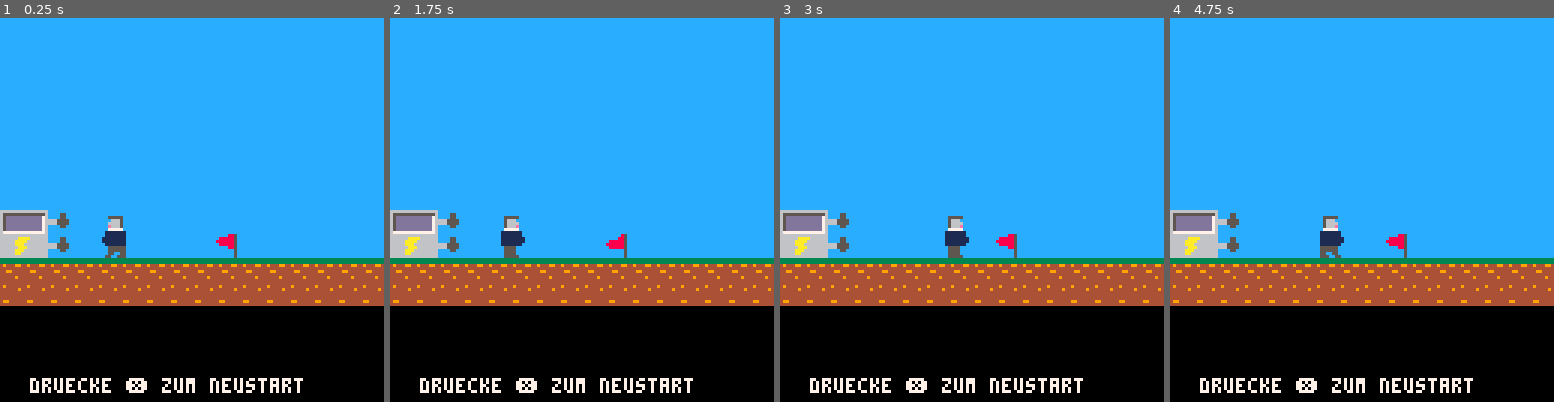
Above: before the commit, frames 1-4 (left to right).
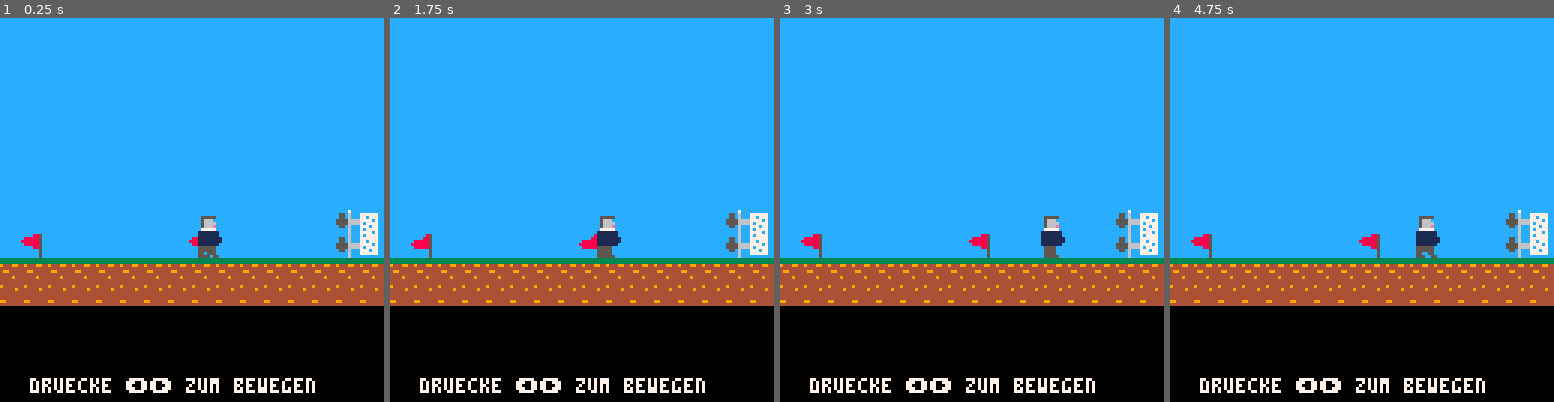
Above: after the commit, the same moments.

Repository: do1eh/PICO-8
Game: PICO-8 cartridge marconi144.p8
Same seed, same stepped clock (60 frames per second), same inputs: the game is played once before the commit and once after it.
Inputs:
- Up to frame 1 (0.25 s): no input
- Up to frame 2 (1.75 s): tap X (X key) at 0.33, 1.07 s; hold Right from 1.6 s (still down)
- Up to frame 3 (3 s): tap X (X key) at 1.85, 2.97 s; release Right at 2.1 s; hold Up 2.15-2.42 s; hold Right from 2.47 s (still down)
- Up to frame 4 (4.75 s): release Right at 3.03 s; hold Left 3.08-3.58 s; hold Down 3.63-3.97 s; hold Right 4.02-4.68 s; tap X (X key) at 4.08 s; hold Up from 4.73 s (still down)

The runs differ from the first frame. In frame 1, 5.8% of the frame differs, in the area x 0-100%, y 50-98%; in frame 2, 5.8%; in frame 3, 5.9%; in frame 4, 6.0%.

Commit message:
marconi144 antennen

Diff:
--- a/marconi144.p8
+++ b/marconi144.p8
@@ -145,7 +145,10 @@
 --game
 
 function game_init()
- player={x=34,y=66,dir='o'}
+ --player={x=34,y=66,dir='o'}
+ player={x=190,y=66,dir='w'}
+ txantenne={h=0}
+ rxantenne={h=0}
 
 end
 
@@ -166,6 +169,7 @@
 
 function move()
 
+    --laufen
     if btn(⬅️) then
         if not wandkollision(player,'o',true)  then
             player.x-=1
@@ -180,6 +184,28 @@
         end
         player.dir='w'
     end
+
+    --abstimmen
+    if btn(⬆️)then
+        if player.x<25 and player.dir=='o' then
+            if txantenne.h<1000 then txantenne.h+=10 end
+        end
+        if player.x>222 and player.dir=='w' then
+            if rxantenne.h<1000 then rxantenne.h+=10 end
+        end
+        --if frame_counter%6==0 then sfx(2) end
+
+    end
+    if btn(⬇️) then
+        if player.x<25 and player.dir=='o' then
+            if txantenne.h>0 then txantenne.h-=10 end
+        end
+        if player.x>222 and player.dir=='w' then
+            if rxantenne.h>0 then rxantenne.h-=10 end
+        end
+        --if frame_counter%6==0 then sfx(2) end
+    end
+
 end
 
 function wandkollision(object, dir,bauteil)
@@ -265,14 +294,48 @@
 end
 end
 
+--antennen zeichnen mit mapscrolling
+--tx
+if player.x<64 then
+    line(18,64,18,64-(txantenne.h/16),7)
+else
+    line(18-player.x+64,64,18-player.x+64,64-(txantenne.h/16),7)
+end
+--rx
+if player.x>185 then
+    line(116,64,116,64-(rxantenne.h/16),7)
+else
+    line(116-(player.x-185),64,116-(player.x-185),64-(rxantenne.h/16),7)
+end
 
 --gewonnen
 if win then
     print("juhu geschafft!",10,68,7)
     print("das loesungswort ist: pferd",10,76,7)
 end
-print("druecke ❎ zum neustart",10,120,7)
-end
+if player.x<25 then
+    value=txantenne.h/100
+    print(value.."m",25,60,7)
+end
+if player.x>222 then
+    value=rxantenne.h/100
+    print(value.."m",95,60,7)
+
+end
+if player.x<25 or player.x>222 then
+    print("druecke ⬆️⬇️ zum abstimmen",10,120,7)
+else
+    print("druecke ⬅️➡️ zum bewegen",10,120,7)
+end
+end
+…(8 lines of a section not shown)…
 
 
 
Not shown, changed: 30 lines of the sprite sheet (__gfx__) section of marconi144.p8
